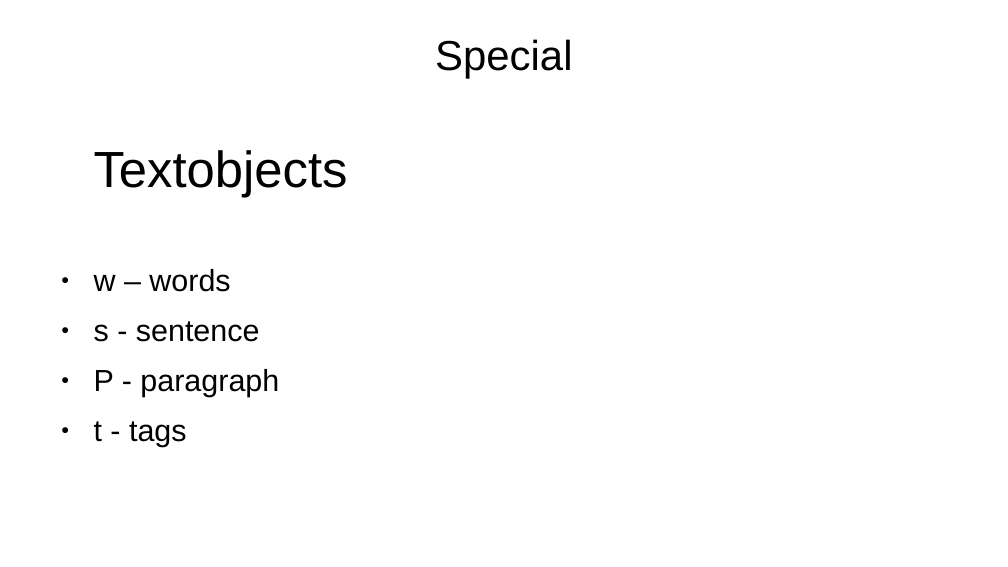
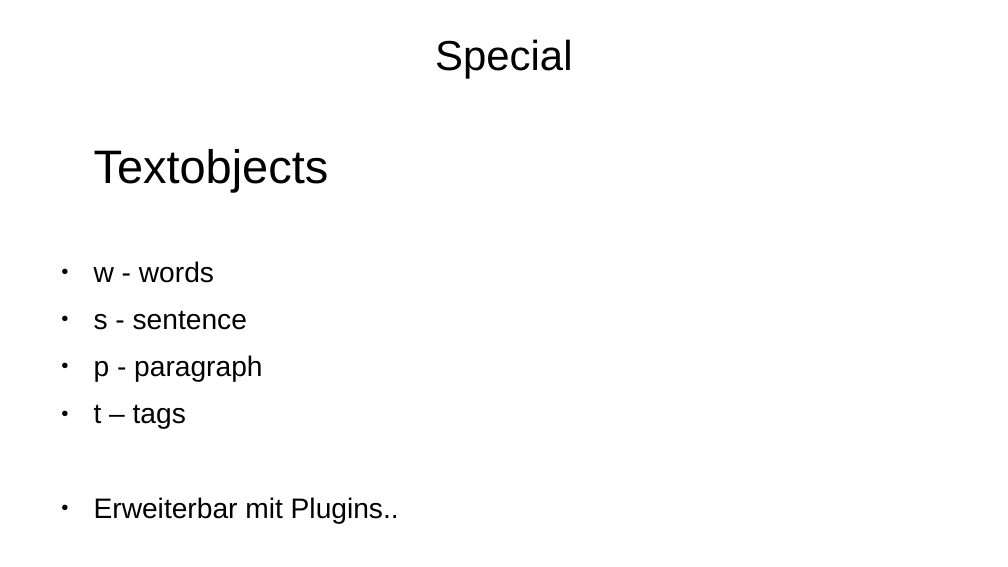
Before and after one commit to mbrinkme/nerditup, a slide deck: slide 17 of vim.odp (slide 8 before the commit). Drawn at 1008x567 pixels with LibreOffice and Linux fonts; fonts in the diff are those of the drawing; background and template pictures are left out. Boxes give left, top, right and bottom in pixels: in the first picture for what was removed or moved away, otherwise in the second. Text is boxed around its words. In the diff, an @@ line names an element or a change of style, - is before the commit and + after.

```diff
--- a/vim.odp
+++ b/vim.odp
@@ text at [94, 149, 329, 330]: size 40 to 37 pt in "Textobjects"; size 24 to 22.2 pt in "s - sentence" @@
@@ text at [94, 261, 214, 283]: text changed; size 24 to 22.2 pt @@
-● w – words
+● w - words
@@ text at [94, 355, 399, 523]: text changed; size 24 to 22.2 pt @@
-● P - paragraph
-● t - tags
+● p - paragraph
+● t – tags
+● Erweiterbar mit Plugins..
```
Also in this commit, not shown: 9 other slides changed, 16 slides added, 1 slide removed.
